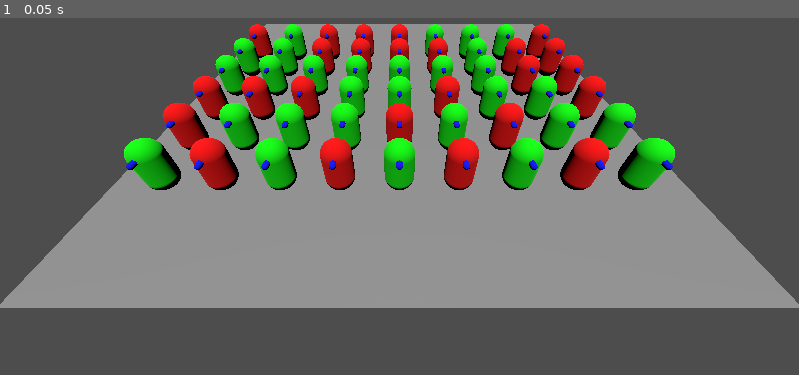
Above: before the commit, frame 1.
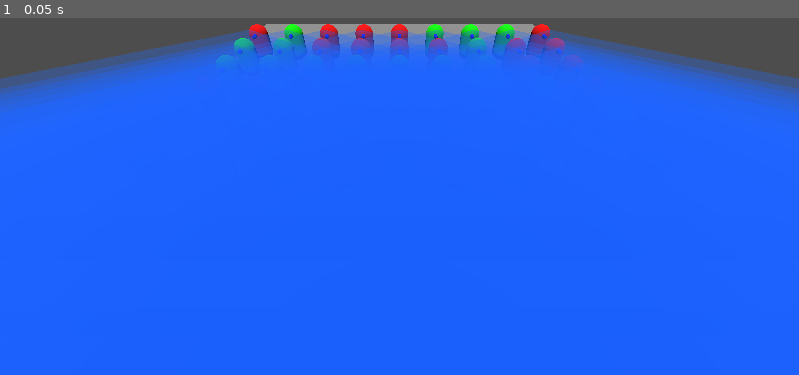
Above: after the commit, the same moment.

Repository: benwitte/Standing-Ovation-Problem
Game: Godot game, scene res://playgrounds/test_arena.tscn
The game is run twice, just before and just after one commit, with the same random seed, the same clock (stepped at 60 frames per second) and the same inputs. The project has no main scene, so this scene is started directly.
Inputs:
- Up to frame 1 (0.05 s): no input

The runs differ from the first frame. In frame 1, 92% of the frame differs, in the area x 0-100%, y 3-100%.
Error before the commit: Invalid access to property or key 'is_standing' on a base object of type 'CharacterBody3D (agent_behavior.gd)'. (res://agent/agent_behavior.gd:68)
Error after the commit: Invalid access to property or key 'is_standing' on a base object of type 'CharacterBody3D (agent_behavior.gd)'. (res://agent/agent_behavior.gd:83)

Commit message:
messing with funnel pressure strategies

Diff:
--- a/agent/agent.tscn
+++ b/agent/agent.tscn
@@ -8,6 +8,14 @@
 material = ExtResource("2_wwjqp")
 
 [sub_resource type="CapsuleShape3D" id="CapsuleShape3D_ktovc"]
+
+[sub_resource type="StandardMaterial3D" id="StandardMaterial3D_o831t"]
+transparency = 1
+albedo_color = Color(0, 0.366667, 1, 0.309804)
+
+[sub_resource type="PrismMesh" id="PrismMesh_0mdxc"]
+material = SubResource("StandardMaterial3D_o831t")
+size = Vector3(36, 12, 2)
 
 [sub_resource type="StandardMaterial3D" id="StandardMaterial3D_s8aj1"]
 albedo_color = Color(0, 0.0166669, 1, 1)
@@ -39,6 +47,10 @@
 depth = 2.0
 polygon = PackedVector2Array(-18, 12, 18, 12, 0, 0)
 
+[node name="MeshInstance3D" type="MeshInstance3D" parent="fov/CollisionPolygon3D"]
+transform = Transform3D(1, 0, 0, 0, -1, 8.74228e-08, 0, -8.74228e-08, -1, 0, 6, 0)
+mesh = SubResource("PrismMesh_0mdxc")
+
 [node name="vision_cast" type="RayCast3D" parent="fov"]
 target_position = Vector3(0, -1, 100)
 
--- a/agent/agent_behavior.gd
+++ b/agent/agent_behavior.gd
@@ -9,6 +9,7 @@
 @onready var timer: Timer = $Timer
 
 @onready var collision_polygon_3d: CollisionPolygon3D = $fov/CollisionPolygon3D
+@onready var mesh_instance_3d: MeshInstance3D = $fov/CollisionPolygon3D/MeshInstance3D
 
 
 var agents_in_sight: Array = []
@@ -19,6 +20,9 @@
 
 # length of field of view of the CollisionPolygon3D
 var fov_distance: float = 12.0
+
+# maximum distance any agent in range can be
+var max_distance: float
 
 #var agent_dict: Dictionary
 
@@ -34,6 +38,11 @@
 
 	if agent_input.is_standing == true:
 		mesh.set_surface_override_material(0, green)
+
+	# set max distance - doing this manually, so will need to change if I change
+	# the size of the CollisionPolygon3D
+	# pythag theorum to get furthest distance
+	max_distance = sqrt(18**2 + 12**2)
 
 	timer.start()
 
@@ -56,6 +65,11 @@
 func which_agents_standing():
 	for i in agents_in_sight:
 		var temp: Dictionary = create_dict(i)
+		#temp.funnel_weight = funnel_influence(float(temp.distance))
+		#print("distance type: " + str(typeof(temp.distance)))
+		#print("max_distance type: " + str(typeof(max_distance)))
+		#print("temp funnel_weight type: " + str(typeof(temp.funnel_weight)))
+
 		agents_array_of_dicts.append(temp)
 	#		"<StandardMaterial3D#-9223372008987818739>" is identifier for green in tiny test arena
 		#if str(i.get_child(0).get_active_material(0)) == "<StandardMaterial3D#-9223372008987818739>":
@@ -65,11 +79,14 @@
 			#funnel_input.append(.0)
 
 func create_dict(body):
+	var temp_distance: float = self.global_transform.origin.distance_to(body.global_transform.origin)
 	var agent_dict: Dictionary = {"agent": body,
 	"global_position": body.global_position,
 	"is_standing": body.is_standing,
-	"distance": self.global_transform.origin.distance_to(body.global_transform.origin),
-	"visibility": 0}
+	"distance": temp_distance,
+	"visibility": 0,
+	"funnel_weight": funnel_influence(temp_distance)}
+		#self.global_transform.origin.distance_to(body.global_transform.origin)/max_distance}
 	return agent_dict
 
 func visibility_list():
@@ -86,8 +103,9 @@
 func _on_timer_timeout() -> void:
 	update_standing()
 
-#func funnel_influence():
-
+func funnel_influence(distance):
+	var funnel_weight: float = 0.01 + (1.0-.01) * (1.0 - (distance -2.0)/(max_distance - 2.0))
+	return funnel_weight
 
 
 ## Function to check line of sight
Not shown: 1 places in agent/agent.tscn that only renumber resources
